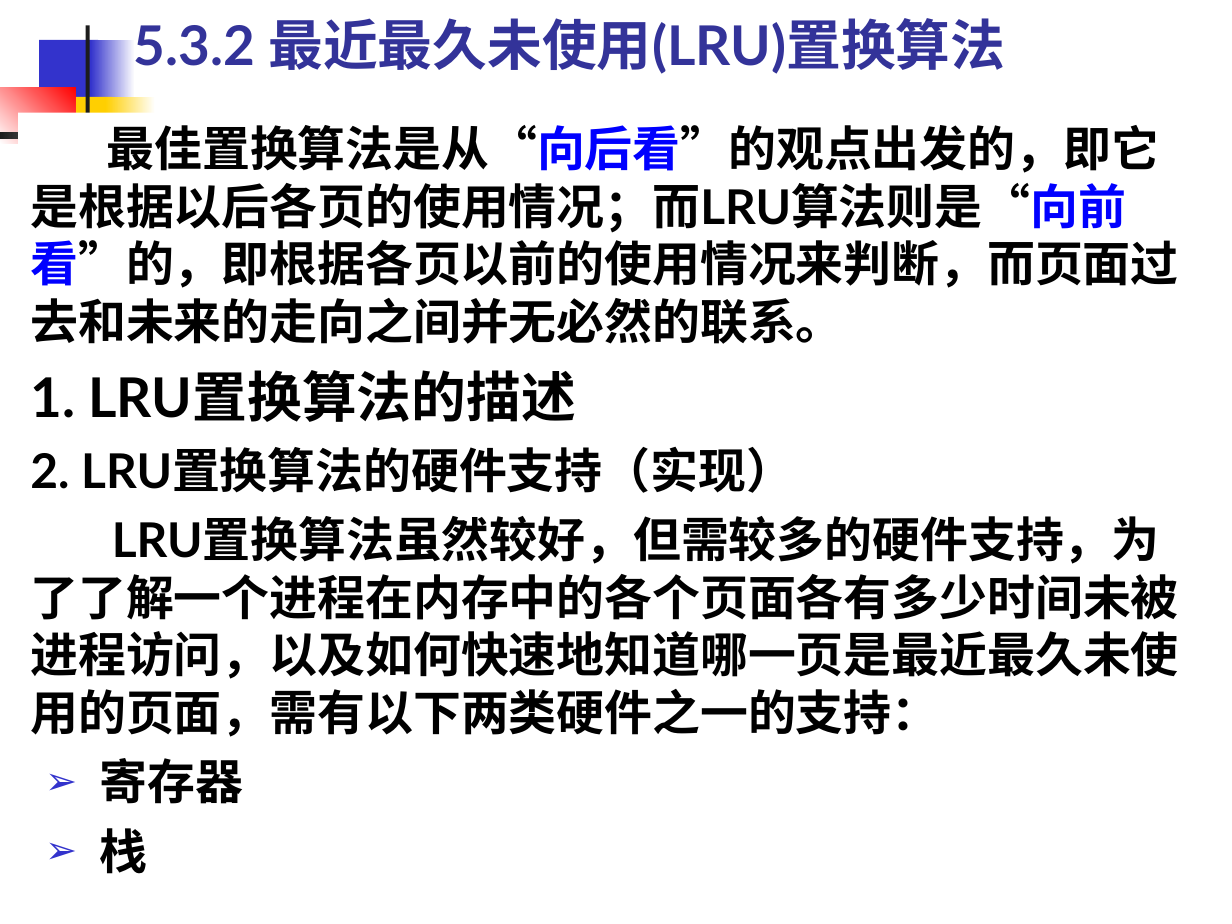
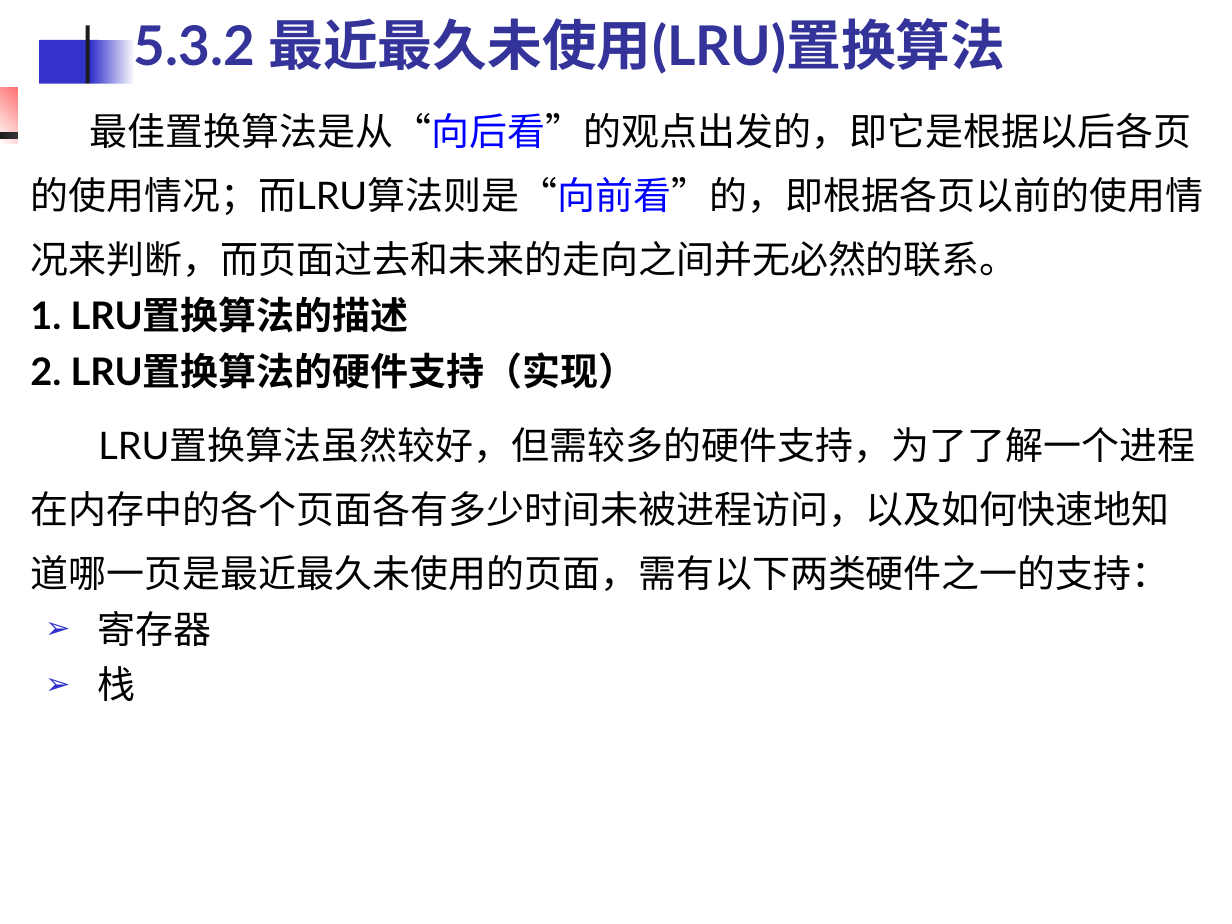
Before and after one commit to edu2act/course-OS, a slide deck: slide 39 of materials/slides/OS_Chap 5.ppt. Drawn at 1232x924 pixels with LibreOffice and Linux fonts; fonts in the diff are those of the drawing. Boxes give left, top, right and bottom in pixels: in the first picture for what was removed or moved away, otherwise in the second. Text is boxed around its words. In the diff, an @@ line names an element or a change of style, - is before the commit and + after.

```diff
--- a/materials/slides/OS_Chap 5.ppt
+++ b/materials/slides/OS_Chap 5.ppt
@@ text "最佳置换算法是从“向后看”的观点出发的，即它是根据以后各页的使用情况；而LRU算法则是“向前看”的，即根据各页以前的使用 ...": place and size @@
-text "最佳置换算法是从“向后看”的观点出发的，即它是根据以后各页的使用情况；而LRU算法则是“向前看”的，即根据各页以前的使用 ..." at <box>30,125,1178,874</box>
+text "最佳置换算法是从“向后看”的观点出发的，即它是根据以后各页的使用情况；而LRU算法则是“向前看”的，即根据各页以前的使用 ..." at <box>30,113,1203,701</box>
@@ text "最佳置换算法是从“向后看”的观点出发的，即它是根据以后各页的使用情况；而LRU算法则是“向前看”的，即根据各页以前的使用 ..." at <box>30,113,1203,701</box>: size 28 to 22.2 pt; bold off in "最佳置换算法是从“向后看”的观点出发的，即它是根据以后各页的使用情况；而LRU算法则是“向前看”的，即根据各页以前的使用 ...", "LRU置换算法虽然较好，但需较多的硬件支持，为了了解一个进程在内存中的各个页面各有多少时间未被进程访问，以及如何快速地知 ...", "寄存器", "栈"; size 32 to 22.2 pt in "1. LRU置换算法的描述"; line spacing 1 to 1.4; less space between paragraphs @@
@@ rectangle removed at <box>55,97,112,161</box> @@
@@ rectangle removed at <box>106,97,155,161</box> @@
```
Also in this commit, not shown: 53 other slides changed, 7 other files.
